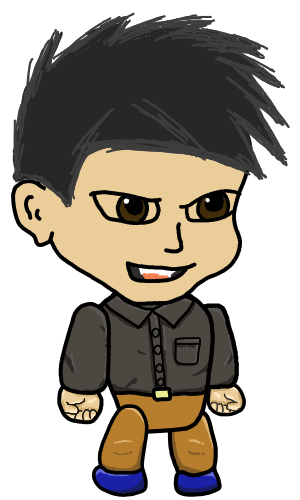
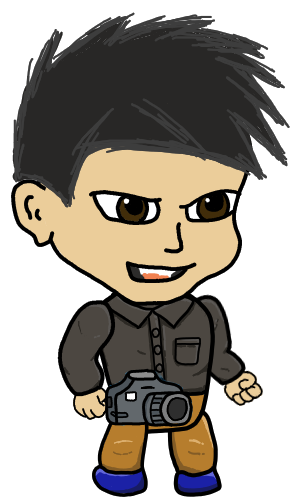
The second 300×500 image is a revision of the first. Changes to its layers:
added group "Accessories" with 4 layers in group "Sprites" over 57, 192, 264, 427
added group "Camera" with 3 layers in group "Accessories" over 57, 192, 264, 427
added layer "Line Work" (1st of 8, in "Sprites" › "Accessories" › "Camera") in group "Camera" over 64, 294, 256, 427
added layer "Color" (1st of 2, in "Sprites" › "Accessories" › "Camera") in group "Camera" over 57, 192, 264, 427
added layer "Construction" (1st of 2, in "Sprites" › "Accessories" › "Camera") in group "Camera" over 64, 320, 256, 427
painted on "Linework" (2nd of 3, in "Sprites" › "Head" › "Eyes") over 96, 192, 240, 221
painted on "Color" (2nd of 2, in "Sprites" › "Head" › "Eyes") over 57, 192, 264, 427
added group "Arm R - Bent" with 4 layers in group "Sprites" over 57, 192, 264, 427
added layer "Line Work" (2nd of 8, in "Sprites" › "Arm R - Bent") in group "Arm R - Bent" over 57, 294, 264, 427
added layer "Highlight" (1st of 7, in "Sprites" › "Arm R - Bent") in group "Arm R - Bent" over 64, 300, 128, 384
added layer "Shadow" (1st of 7, in "Sprites" › "Arm R - Bent") in group "Arm R - Bent" over 57, 300, 128, 426
added layer "Base" in group "Arm R - Bent" over 57, 192, 264, 427
hid group "Arm R" (1st of 3, in "Sprites") (4 layers) over 57, 192, 264, 427
added group "Arm L - Bent" with 4 layers in group "Sprites" over 128, 294, 264, 427
added layer "Line Work" (6th of 8, in "Sprites" › "Arm L - Bent") in group "Arm L - Bent" over 128, 294, 264, 427
added layer "Highlight" (5th of 7, in "Sprites" › "Arm L - Bent") in group "Arm L - Bent" over 196, 294, 256, 384
added layer "Shadow" (5th of 7, in "Sprites" › "Arm L - Bent") in group "Arm L - Bent" over 196, 294, 256, 384
added layer "Base Color" (6th of 8, in "Sprites" › "Arm L - Bent") in group "Arm L - Bent" over 128, 294, 264, 427
hid group "Arm L" (1st of 3, in "Sprites") (4 layers) over 57, 192, 264, 427
